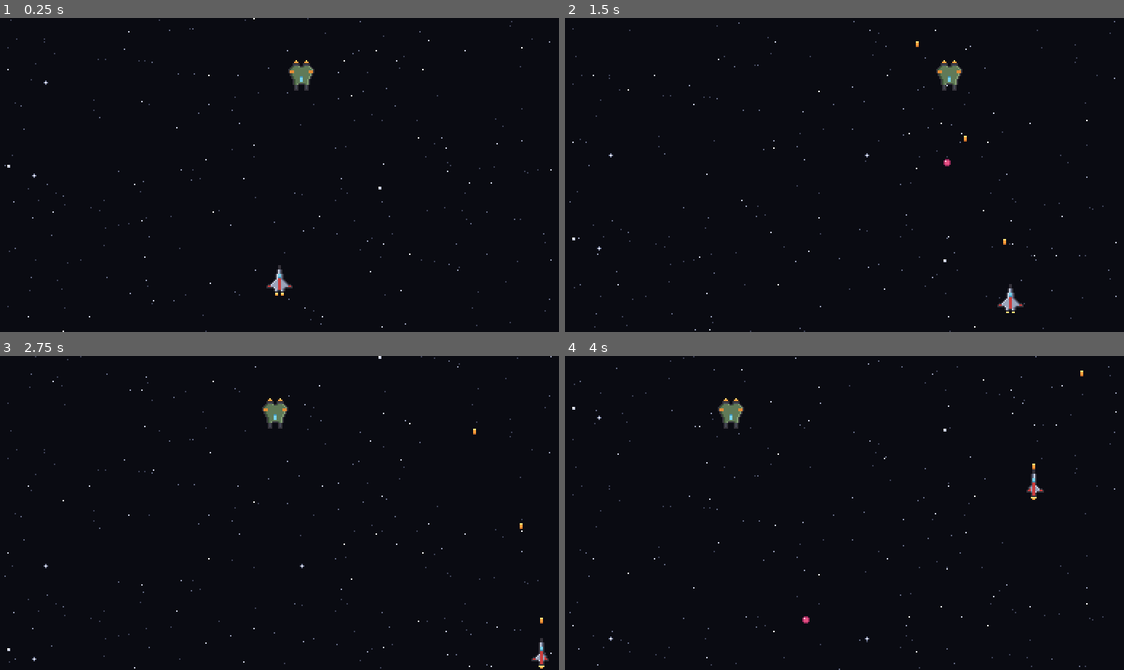
Above: before the commit, frames 1-4 (two rows, left to right).
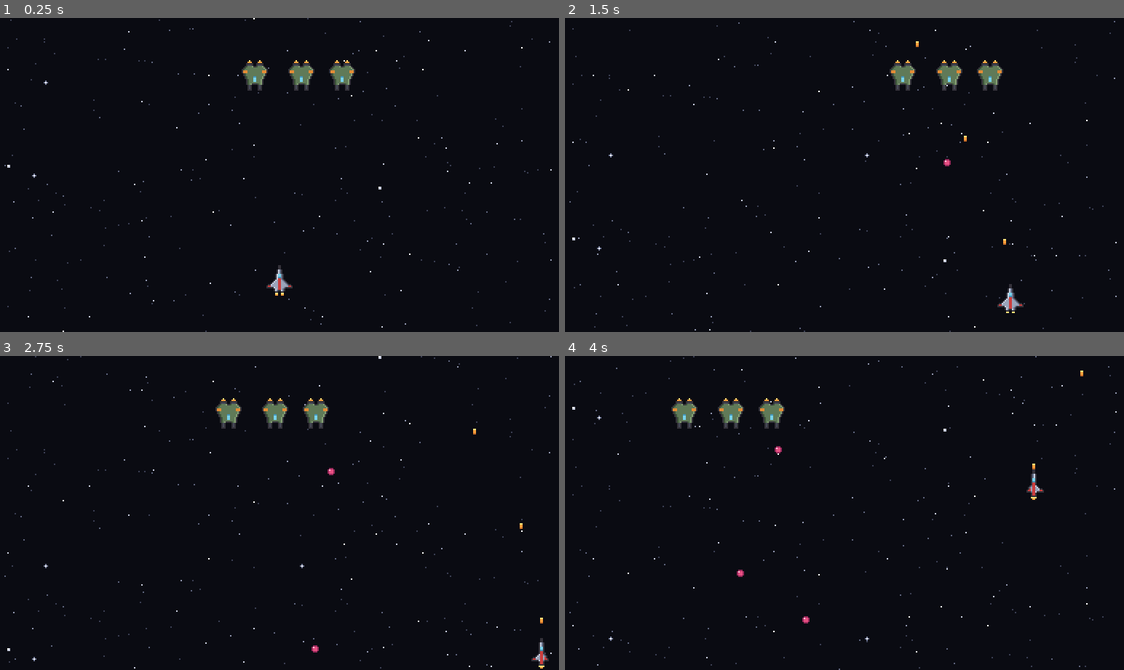
Above: after the commit, the same moments.

Repository: jonathanlambertt/space-shooter
Game: Godot game, scene res://scenes/game.tscn
Two runs of this game, one before a commit and one after it. Both use one fixed random seed, a clock stepped at 60 frames per second and the inputs below.
Inputs:
- Up to frame 1 (0.25 s): no input
- Up to frame 2 (1.5 s): hold Right (ui_right) 0.53-1.28 s; hold Space (shoot) 0.53-1.28 s; hold Down (ui_down) from 1.28 s (still down); tap Space (shoot) at 1.35 s
- Up to frame 3 (2.75 s): release Down (ui_down) at 2.03 s; hold Right (ui_right) from 2.03 s (still down); hold Space (shoot) from 2.03 s (still down)
- Up to frame 4 (4 s): release Right (ui_right) at 2.78 s; release Space (shoot) at 2.78 s; hold Up (ui_up) 2.78-3.53 s; tap Space (shoot) at 2.85 s; hold Left (ui_left) from 3.53 s (still down); hold Space (shoot) from 3.53 s (still down)

The runs differ from the first frame. In frame 1, 0.6% of the frame differs, in the area x 43-64%, y 13-24%; in frame 2, 0.6%; in frame 3, 0.6%, in the area x 38-60%, y 13-95%; in frame 4, 0.6%.

Commit message:
add more enemies for playtesting

Diff:
--- a/scenes/game.tscn
+++ b/scenes/game.tscn
@@ -32,3 +32,9 @@
 
 [node name="Enemy" parent="." unique_id=1559925770 instance=ExtResource("5_iywne")]
 position = Vector2(192, 40)
+
+[node name="Enemy2" parent="." unique_id=749051158 instance=ExtResource("5_iywne")]
+position = Vector2(160, 40)
+
+[node name="Enemy3" parent="." unique_id=108432057 instance=ExtResource("5_iywne")]
+position = Vector2(220, 40)
